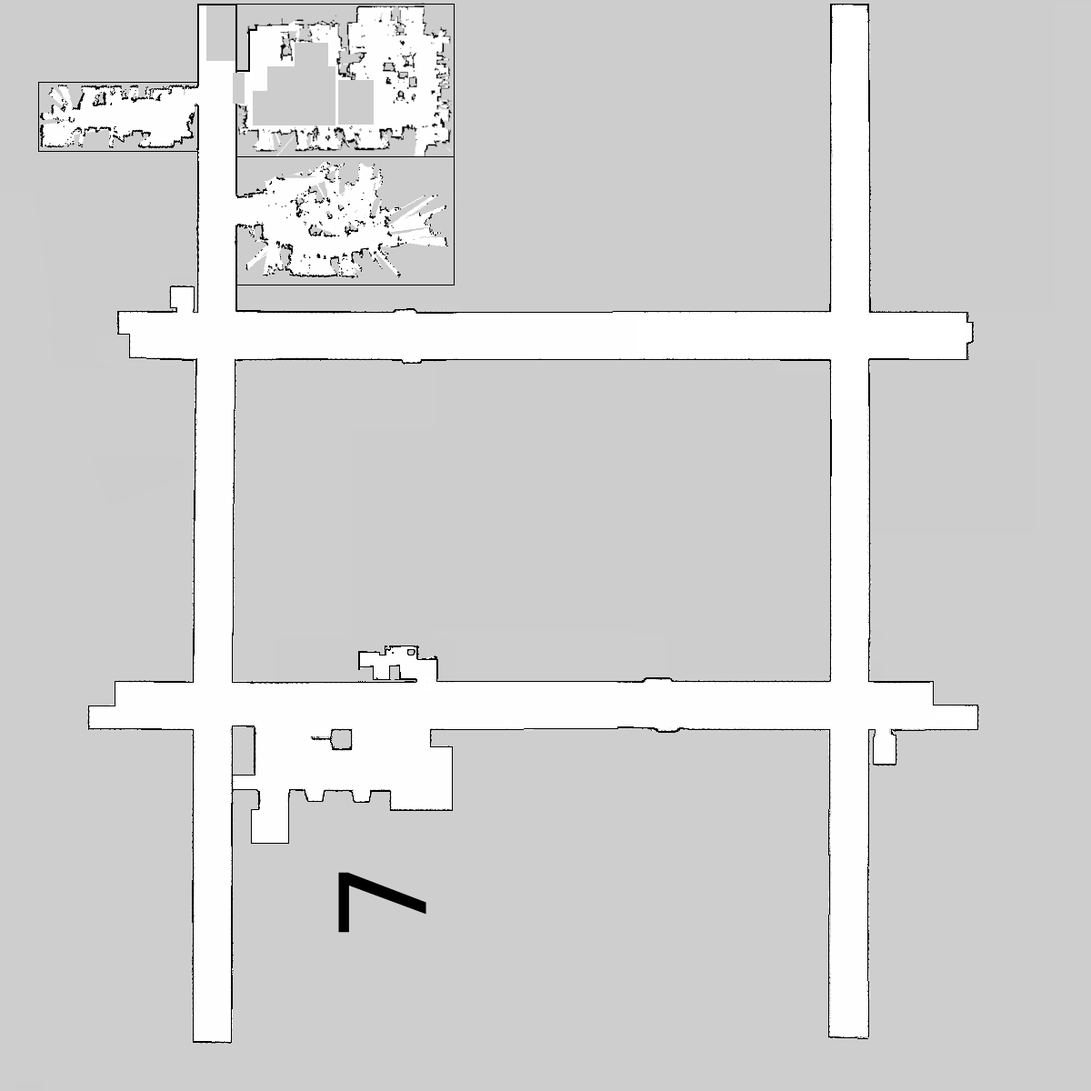
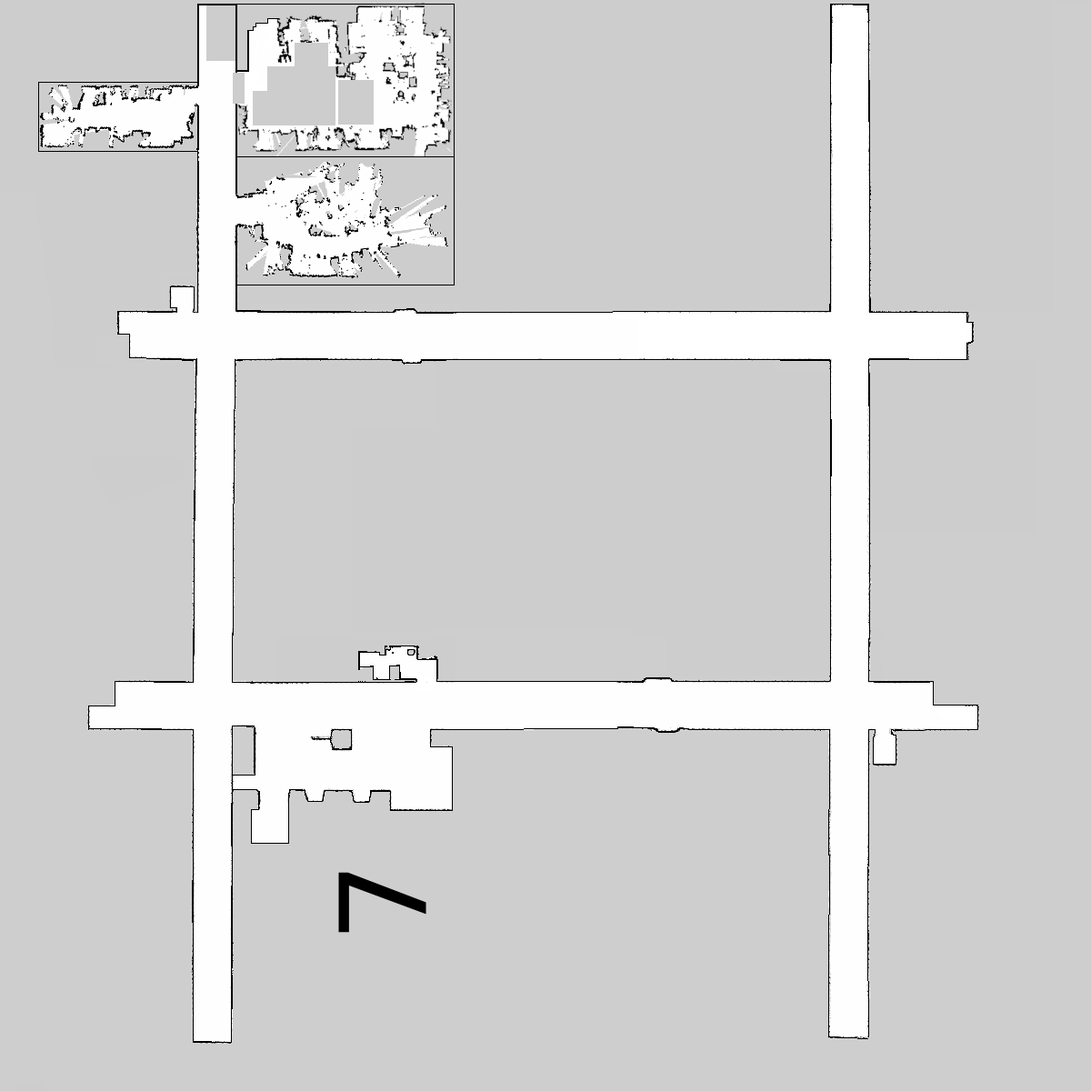
Layered file, before and after one edit (1091 × 1091). Changes by layer:
painted on "eng2-7f-0.05.raw.pgm" over [245, 11, 345, 80]
